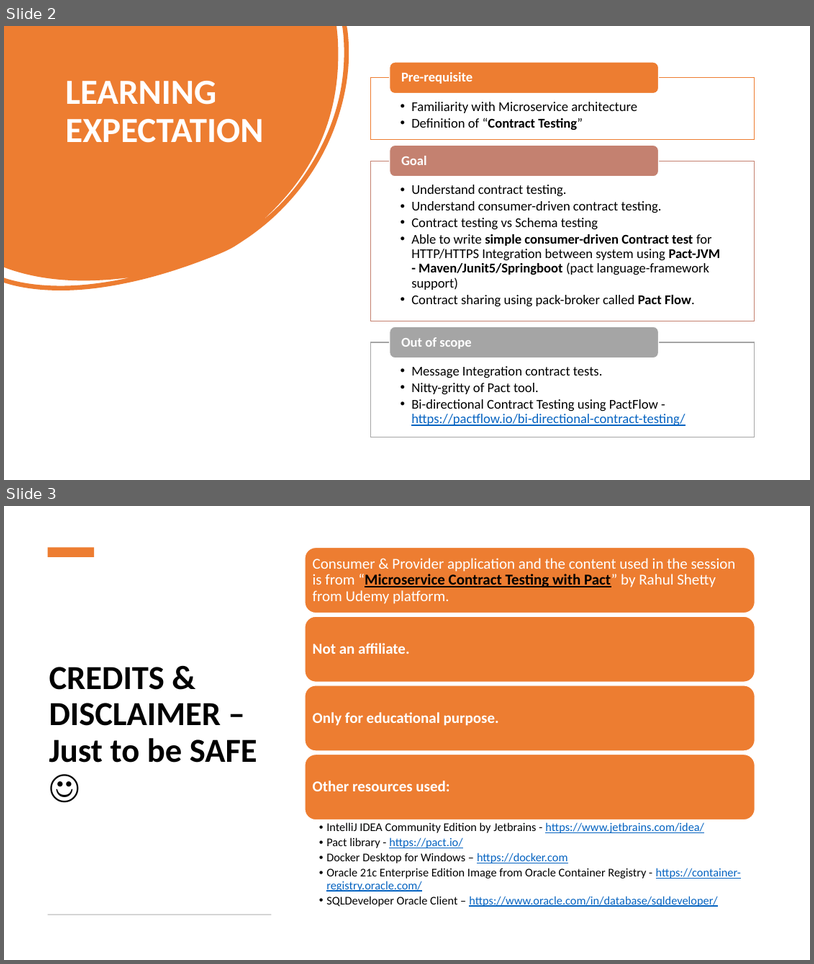
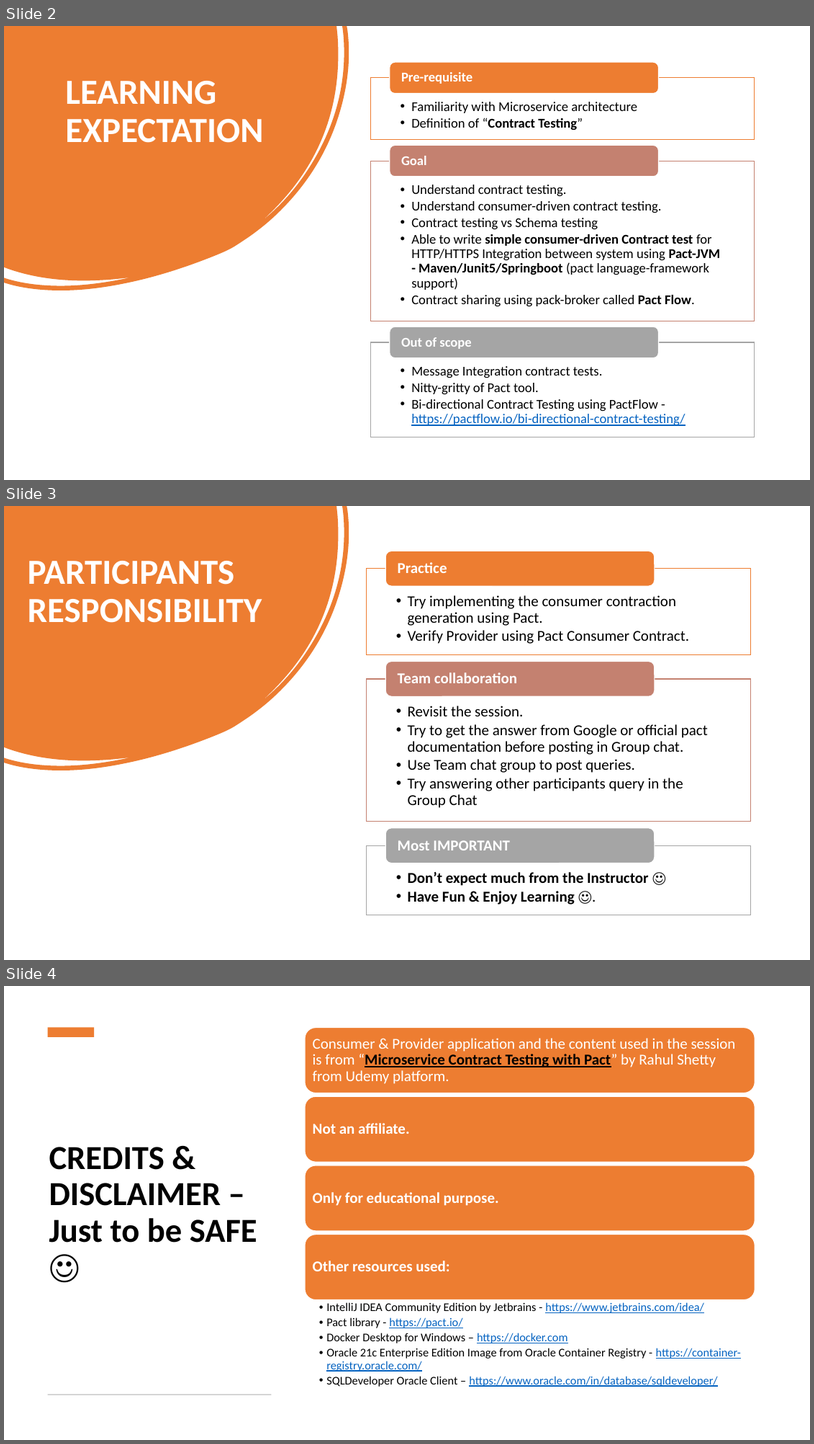
Before and after one commit to Kiranmoy/SpringBootRestService, a slide deck: setup-guide/Hands-on Pact.pptx. Shown one above the other, each under a label of ours: slides 2 and 3 before the commit, slides 2, 3 and 4 after it. The pictures are 814x964 and 814x1444 pixels, drawn with LibreOffice and Linux fonts; fonts in the diff are those of the drawing. Boxes give left, top, right and bottom in pixels: in the first picture for what was removed or moved away, otherwise in the second. Text is boxed around its words. In the diff, an @@ line names an element or a change of style, - is before the commit and + after.

Commit message:
added participant responsibility slides

```diff
--- a/setup-guide/Hands-on Pact.pptx
+++ b/setup-guide/Hands-on Pact.pptx
@@ slide 3 added at box(4, 506, 810, 960), background #FFFFFF @@
@@ freeform shape added at box(4, 506, 350, 770), fill #ED7D31 @@
@@ title added at box(28, 561, 262, 623), 42 pt, text #FFFFFF, bold @@
+PARTICIPANTS
+RESPONSIBILITY
@@ group added at box(366, 551, 751, 915): 6 texts, 3 rectangles, 3 rounded rectangles @@
+  • Try implementing the consumer contraction generation using Pact.
+  • Verify Provider using Pact Consumer Contract.
+Practice
+  • Revisit the session.
+  • Try to get the answer from Google or official pact documentation before posting in Group chat.
+  • Use Team chat group to post queries.
+  • Try answering other participants query in the Group Chat
+Team collaboration
+  • Don’t expect much from the Instructor ☺
+  • Have Fun & Enjoy Learning ☺.
+Most IMPORTANT
@@ what was slide 3 is now slide 4 @@
```
